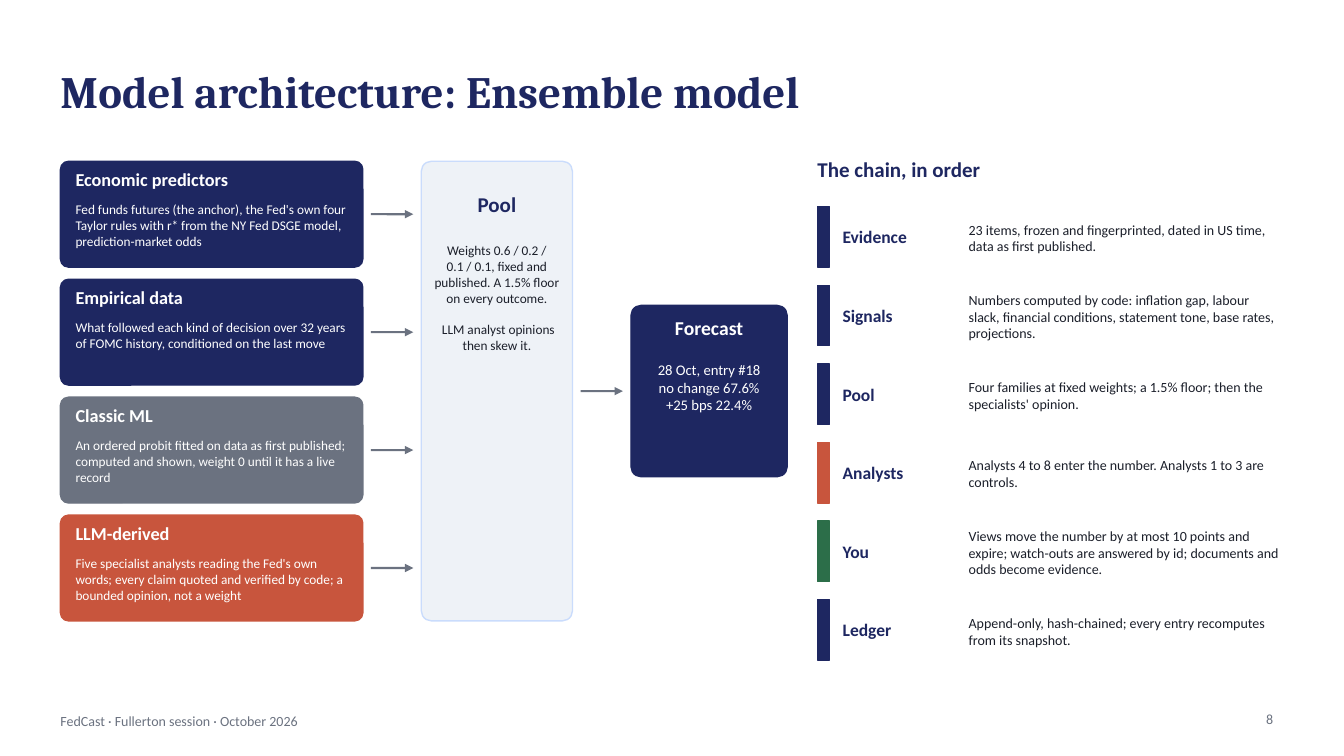
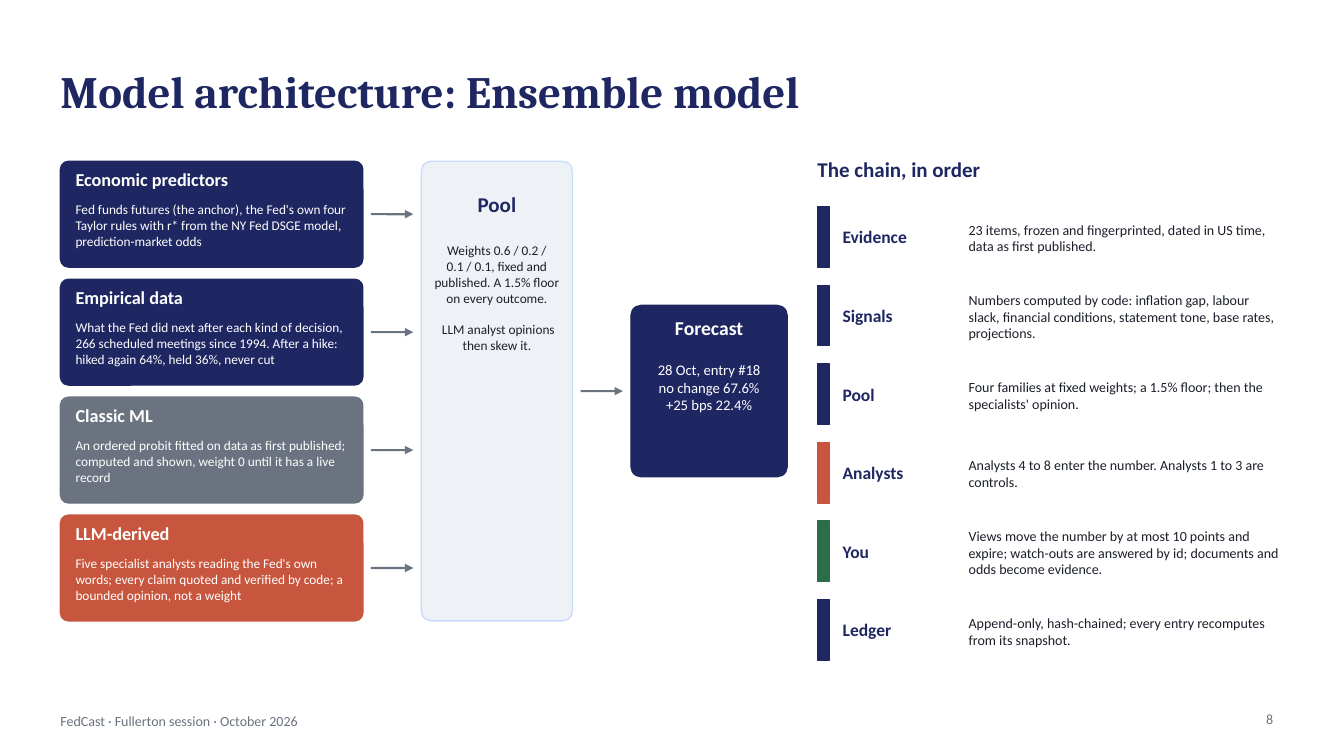
Before and after one commit to kmt112/fed-forecast, a slide deck: slide 8 of docs/FedCast_Fullerton.pptx. Drawn at 1344x756 pixels with LibreOffice and Linux fonts; fonts in the diff are those of the drawing. Boxes give left, top, right and bottom in pixels: in the first picture for what was removed or moved away, otherwise in the second. Text is boxed around its words. In the diff, an @@ line names an element or a change of style, - is before the commit and + after.

```diff
--- a/docs/FedCast_Fullerton.pptx
+++ b/docs/FedCast_Fullerton.pptx
@@ text at (x1=76, y1=322, x2=343, y2=367): text changed @@
-What followed each kind of decision over 32 years of FOMC history, conditioned on the last move
+What the Fed did next after each kind of decision, 266 scheduled meetings since 1994. After a hike: hiked again 64%, held 36%, never cut
```
Also in this commit, not shown: 2 other slides changed, 1 slide added, 2 other files.
